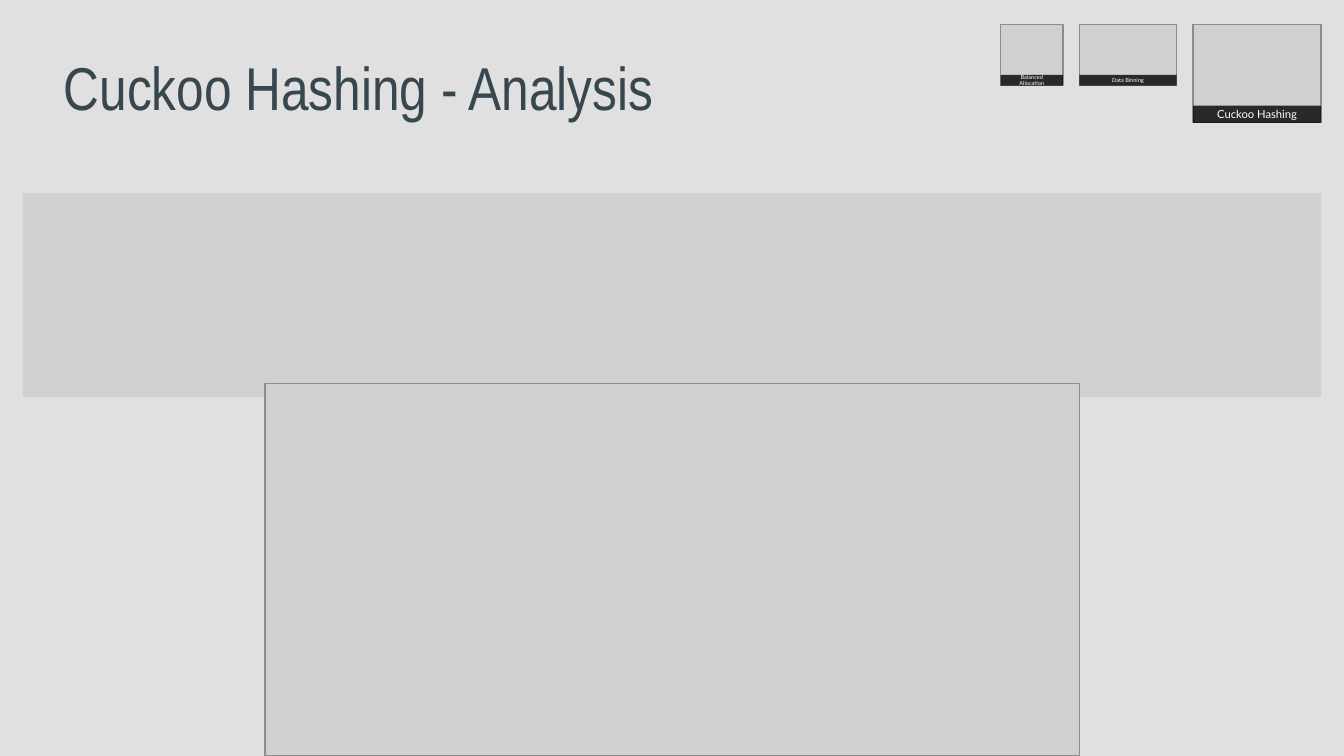
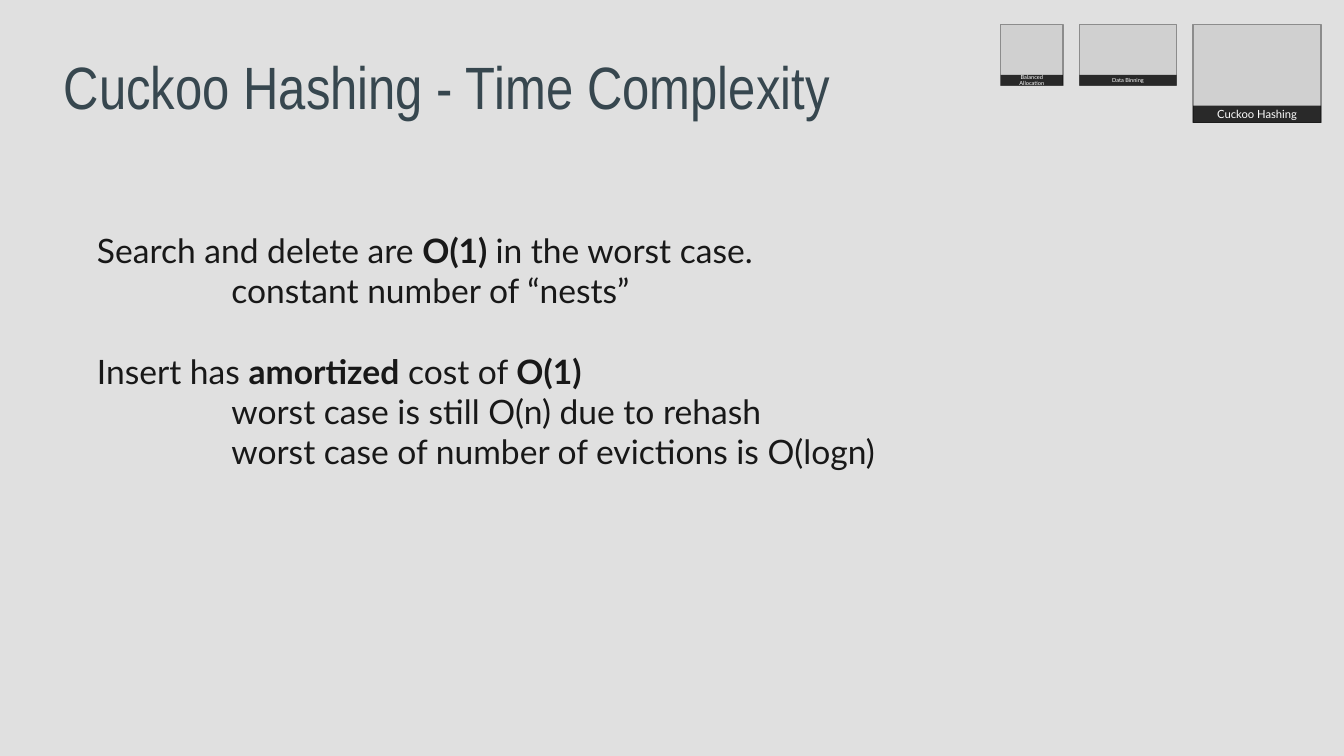
Before and after one commit to ordinary813/ordinaryLib, a slide deck: slide 46 of MPC/Data BInning/Your big idea.pptx. Drawn at 1344x756 pixels with LibreOffice and Linux fonts; fonts in the diff are those of the drawing; grey boxes stand for pictures. Boxes give left, top, right and bottom in pixels: in the first picture for what was removed or moved away, otherwise in the second. Text is boxed around its words. In the diff, an @@ line names an element or a change of style, - is before the commit and + after.

```diff
--- a/MPC/Data BInning/Your big idea.pptx
+++ b/MPC/Data BInning/Your big idea.pptx
@@ title at (64, 65, 829, 121): text changed; size 32.4 to 32 pt @@
-Cuckoo Hashing - Analysis
+Cuckoo Hashing - Time Complexity
@@ picture removed at (23, 194, 1321, 398) @@
@@ text added at (97, 237, 875, 470), 18 pt, text #181818 @@
+Search and delete are O(1) in the worst case.
+constant number of “nests”
+Insert has amortized cost of O(1)
+worst case is still O(n) due to rehash
+worst case of number of evictions is O(logn)
@@ picture removed at (265, 383, 1079, 755) @@
```
Also in this commit, not shown: 1 other file.
